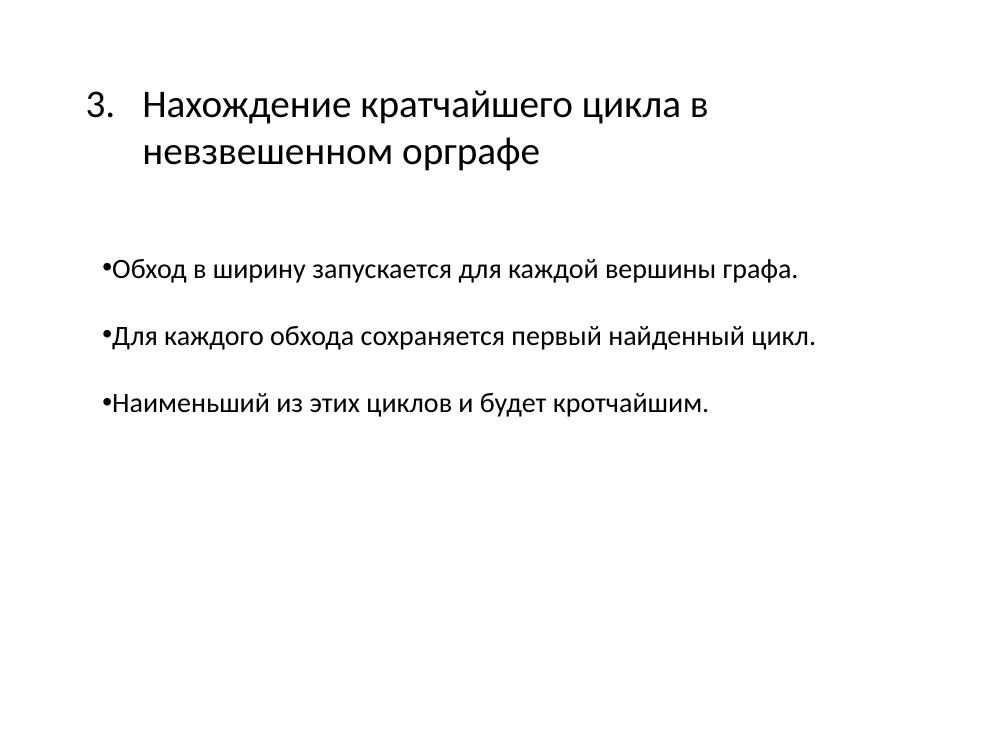
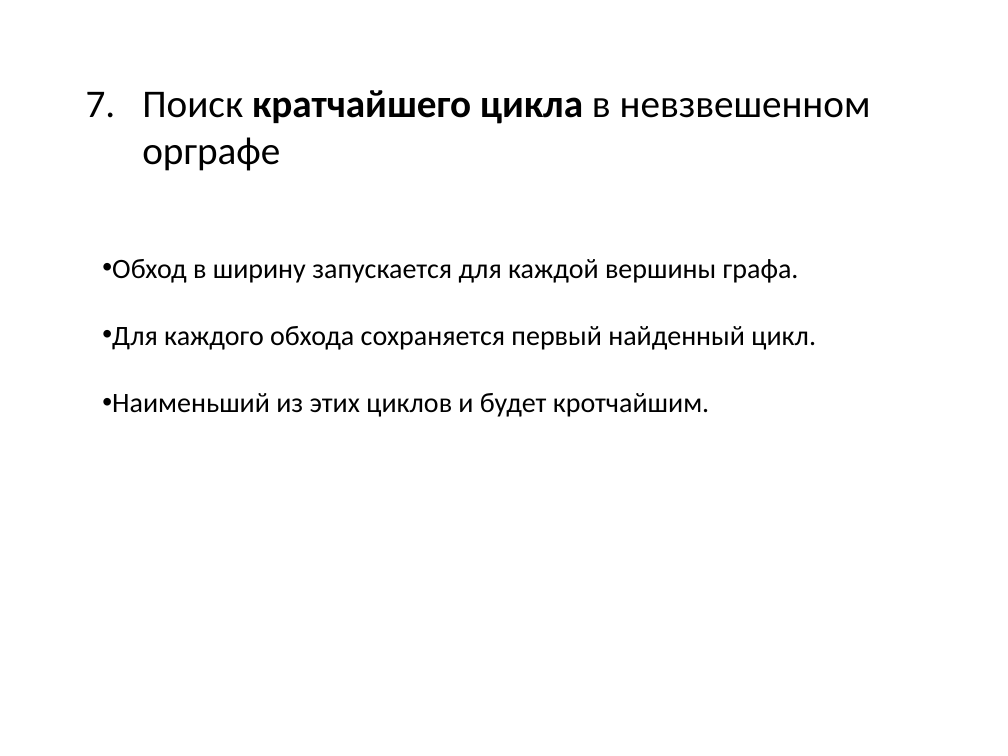
Before and after one commit to SteinbergOB/ANG, a slide deck: slide 24 of Презентации/Лекция 1.pptx (slide 16 before the commit). Drawn at 1008x756 pixels with LibreOffice and Linux fonts; fonts in the diff are those of the drawing. Boxes give left, top, right and bottom in pixels: in the first picture for what was removed or moved away, otherwise in the second. Text is boxed around its words. In the diff, an @@ line names an element or a change of style, - is before the commit and + after.

```diff
--- a/Презентации/Лекция 1.pptx
+++ b/Презентации/Лекция 1.pptx
@@ text at (x1=142, y1=90, x2=871, y2=171): text changed @@
-3. Нахождение кратчайшего цикла в невзвешенном орграфе
+7. Поиск кратчайшего цикла в невзвешенном орграфе
```
Also in this commit, not shown: 10 other slides changed, 20 slides added, 2 slides removed, 3 other files.
